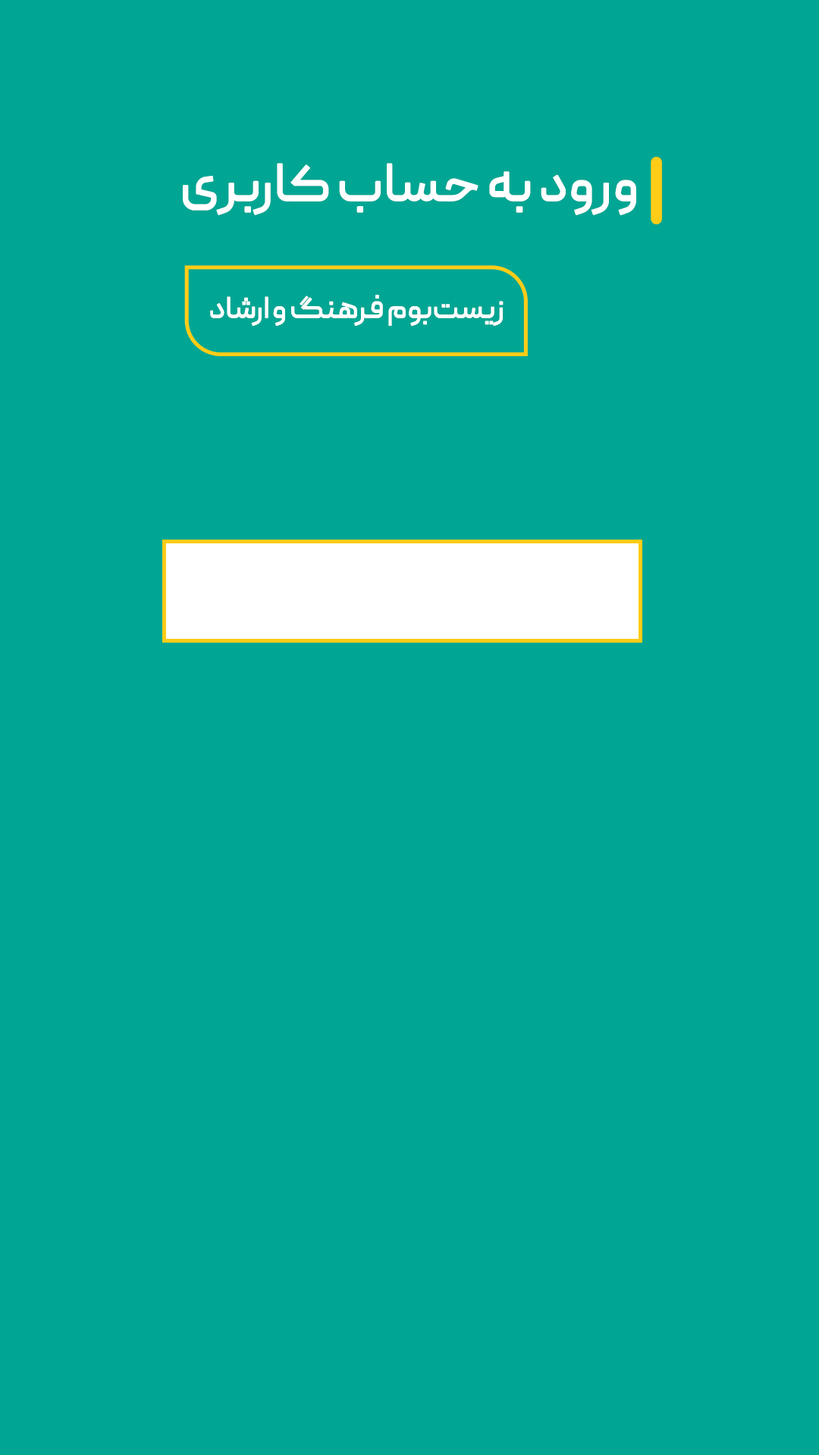
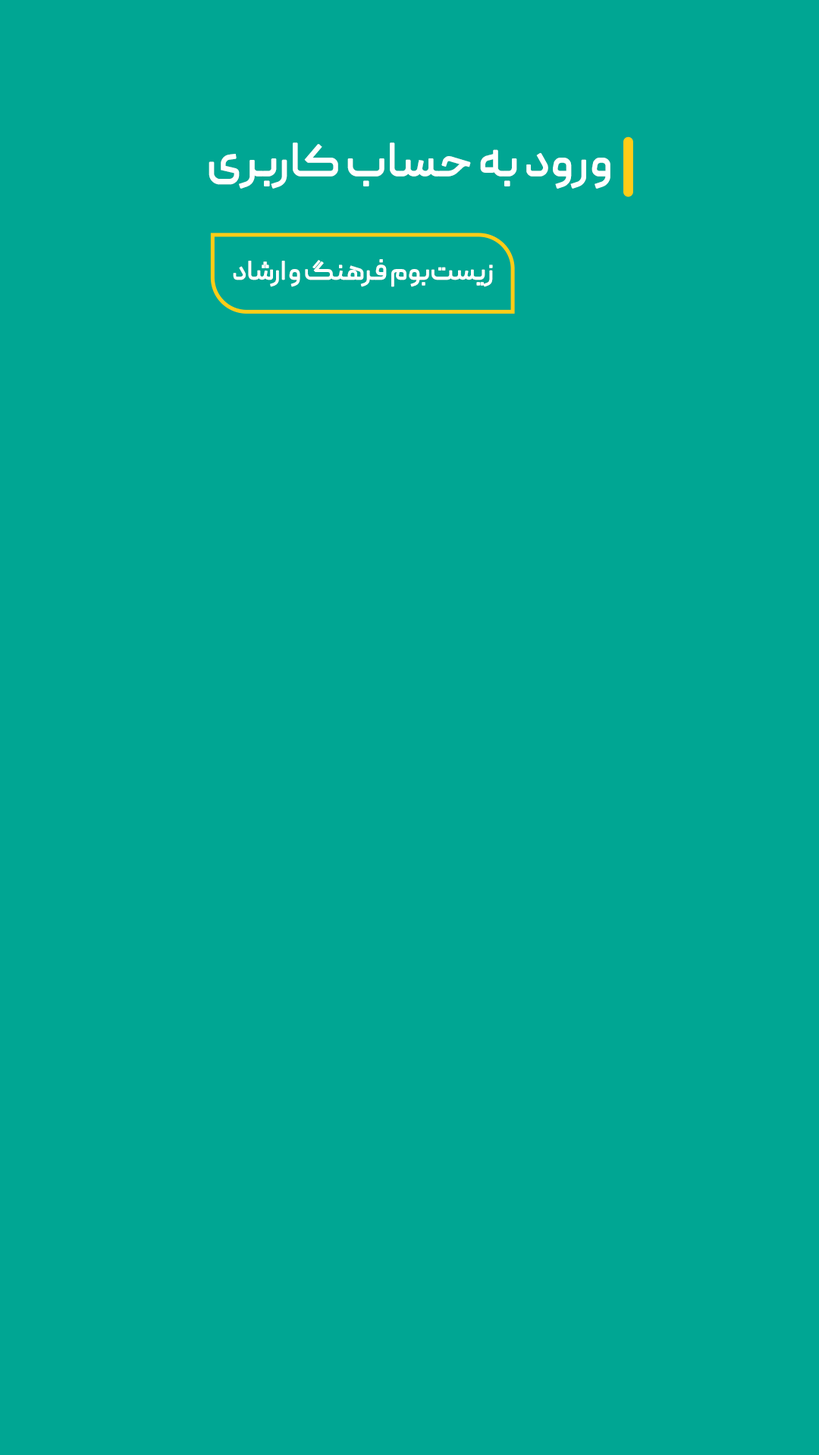
Revision of a layered (819, 1455) image; what changed, layer by layer:
hid "Rectangle 4", painted on it over [162, 539, 643, 643]
painted on "زیستبوم فرهنگ و ارشاد" over [209, 259, 504, 327]
painted on "Rectangle 3" over [184, 232, 528, 357]
painted on "Rectangle 2" over [623, 136, 662, 226]
painted on "ورود به حساب کاربری" over [182, 142, 636, 216]
